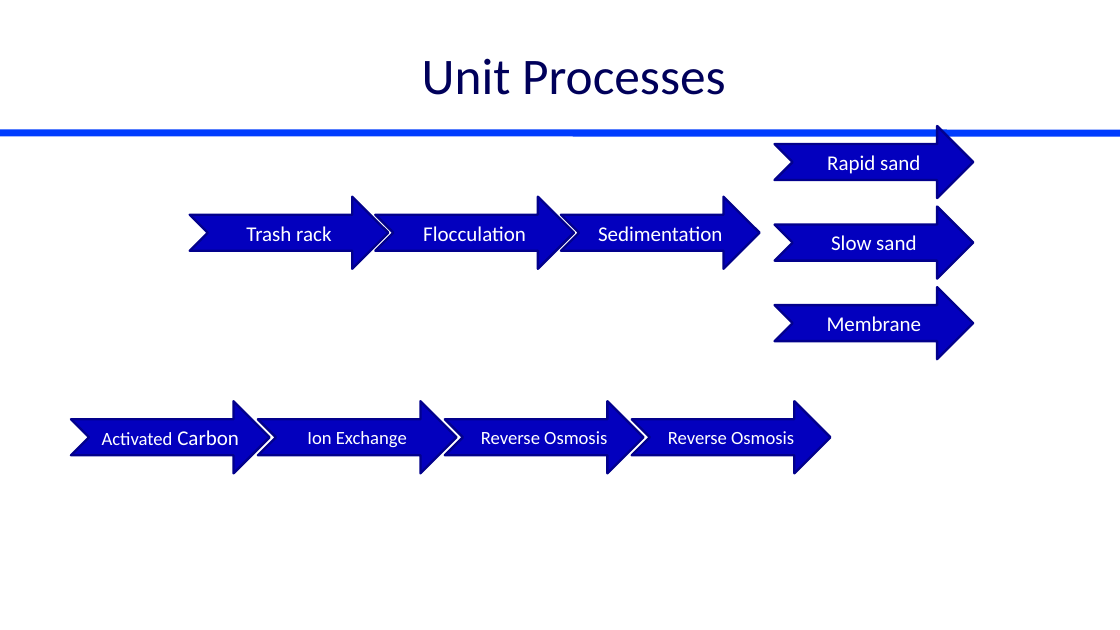
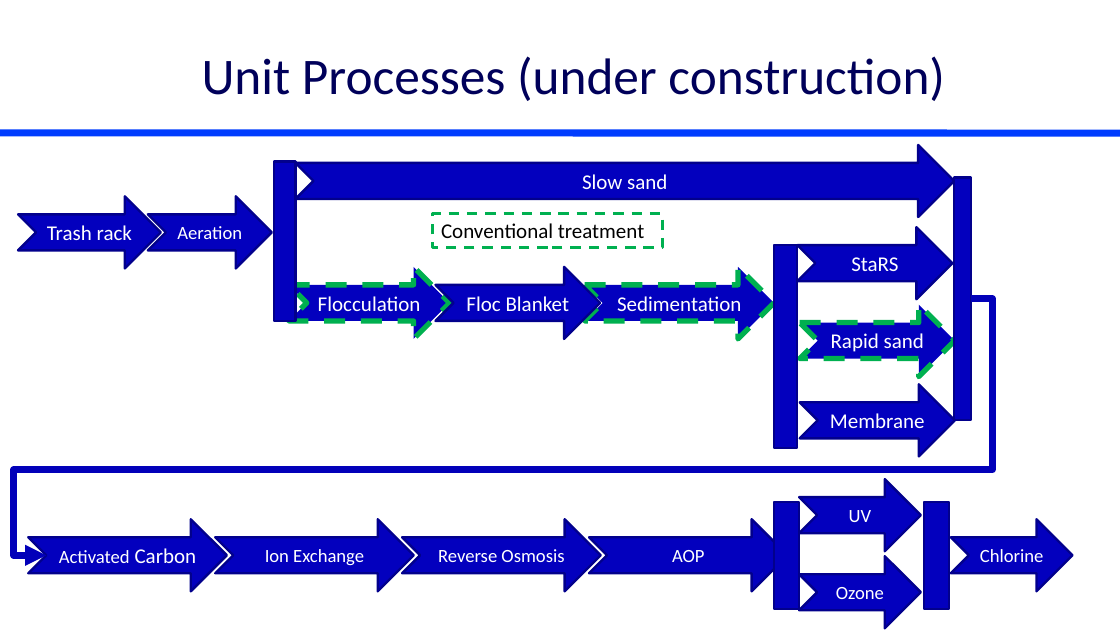
Before and after one commit to monroews/CEE4590, a slide deck: slide 5 of Lectures/Unit Process Selection.pptx (slide 8 before the commit). Drawn at 1120x630 pixels with LibreOffice and Linux fonts; fonts in the diff are those of the drawing. Boxes give left, top, right and bottom in pixels: in the first picture for what was removed or moved away, otherwise in the second. Text is boxed around its words. In the diff, an @@ line names an element or a change of style, - is before the commit and + after.

```diff
--- a/Lectures/Unit Process Selection.pptx
+++ b/Lectures/Unit Process Selection.pptx
@@ title at (202,56,945,101): text changed @@
-Unit Processes
+Unit Processes (under construction)
@@ notched right arrow "Slow sand": place and size @@
-notched right arrow "Slow sand" at (775,207,973,279)
+notched right arrow "Slow sand" at (296,145,954,217)
@@ rectangle added at (274,161,296,321), fill #0300BE, outline #02008D 2 pt @@
@@ rectangle added at (954,177,971,420), fill #0300BE, outline #02008D 2 pt @@
@@ notched right arrow "Trash rack": place and size @@
-notched right arrow "Trash rack" at (190,197,388,269)
+notched right arrow "Trash rack" at (18,197,160,269)
@@ notched right arrow added at (148,197,272,269), fill #0300BE, outline #02008D 2 pt, 16 pt, text #FFFFFF @@
+Aeration
@@ rectangle added at (433,214,662,248), outline #00B050 2.25 pt dashed, 18 pt, text #000000 @@
+Conventional treatment
@@ notched right arrow added at (797,227,953,299), fill #0300BE, outline #02008D 2 pt, 18 pt, text #FFFFFF @@
+StaRS
@@ notched right arrow "Flocculation": place and size @@
-notched right arrow "Flocculation" at (376,197,574,269)
+notched right arrow "Flocculation" at (289,267,450,339)
@@ notched right arrow added at (435,267,600,339), fill #0300BE, outline #02008D 2 pt, 18 pt, text #FFFFFF @@
+Floc Blanket
@@ notched right arrow "Sedimentation": place and size @@
-notched right arrow "Sedimentation" at (561,197,760,269)
+notched right arrow "Sedimentation" at (585,267,775,339)
@@ rectangle added at (774,245,797,449), fill #0300BE, outline #02008D 2 pt @@
@@ elbow arrow added from (971, 299) to (46, 555), #0300BA 6 pt @@
@@ outline #02008D 2 pt to #00B050 4.5 pt dashed in 3 elements at (585,267,775,339), (289,267,450,339), (800,305,955,377) @@
@@ notched right arrow "Rapid sand": place and size @@
-notched right arrow "Rapid sand" at (775,126,973,198)
+notched right arrow "Rapid sand" at (800,305,955,377)
@@ notched right arrow "Membrane": place and size @@
-notched right arrow "Membrane" at (775,287,973,360)
+notched right arrow "Membrane" at (800,384,955,456)
@@ notched right arrow removed at (632,402,830,474) @@
-Reverse Osmosis
@@ notched right arrow added at (799,479,921,551), fill #0300BE, outline #02008D 2 pt, 16 pt, text #FFFFFF @@
+UV
@@ rectangle added at (774,502,799,609), fill #0300BE, outline #02008D 2 pt @@
@@ rectangle added at (924,502,949,609), fill #0300BE, outline #02008D 2 pt @@
@@ notched right arrow "Activated Carbon": place and size @@
-notched right arrow "Activated Carbon" at (71,402,270,474)
+notched right arrow "Activated Carbon" at (29,519,227,592)
@@ notched right arrow "Ion Exchange": place and size @@
-notched right arrow "Ion Exchange" at (258,402,456,474)
+notched right arrow "Ion Exchange" at (215,519,413,592)
@@ notched right arrow "Reverse Osmosis": place and size @@
-notched right arrow "Reverse Osmosis" at (445,402,644,474)
+notched right arrow "Reverse Osmosis" at (402,519,601,592)
@@ notched right arrow added at (589,519,787,592), fill #0300BE, outline #02008D 2 pt, 16 pt, text #FFFFFF @@
+AOP
@@ notched right arrow added at (951,519,1073,592), fill #0300BE, outline #02008D 2 pt, 16 pt, text #FFFFFF @@
+Chlorine
@@ notched right arrow added at (799,556,921,628), fill #0300BE, outline #02008D 2 pt, 16 pt, text #FFFFFF @@
+Ozone
```
Also in this commit, not shown: 2 other slides changed, 1 slide added, 5 slides removed, 3 other files.
